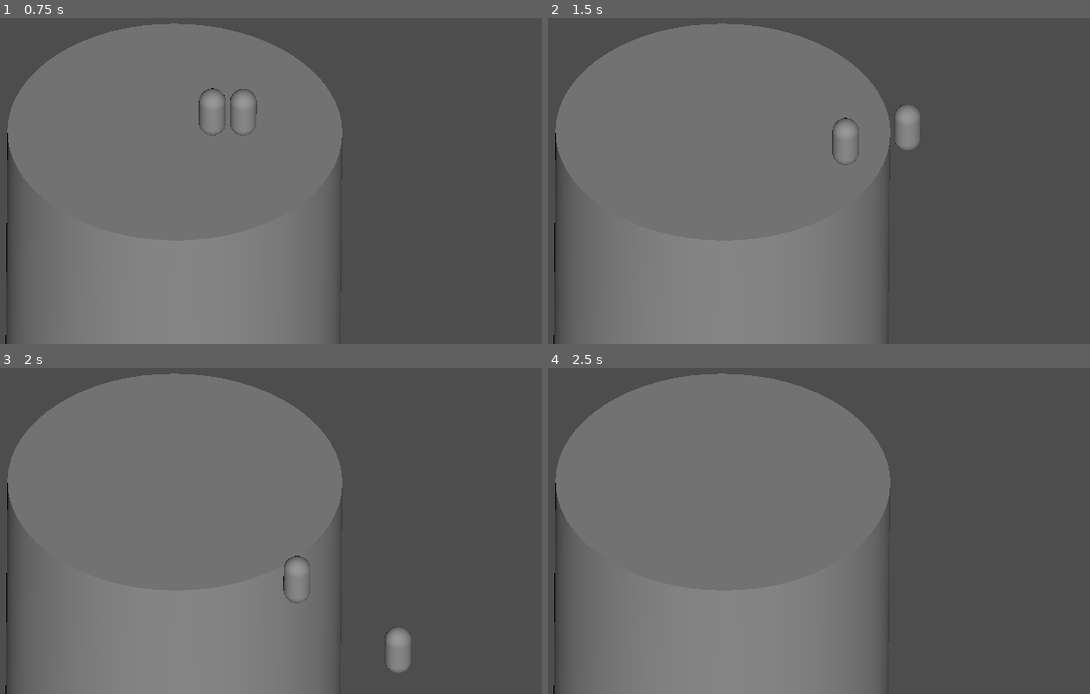
Above: before the commit, frames 1-4 (two rows, left to right).
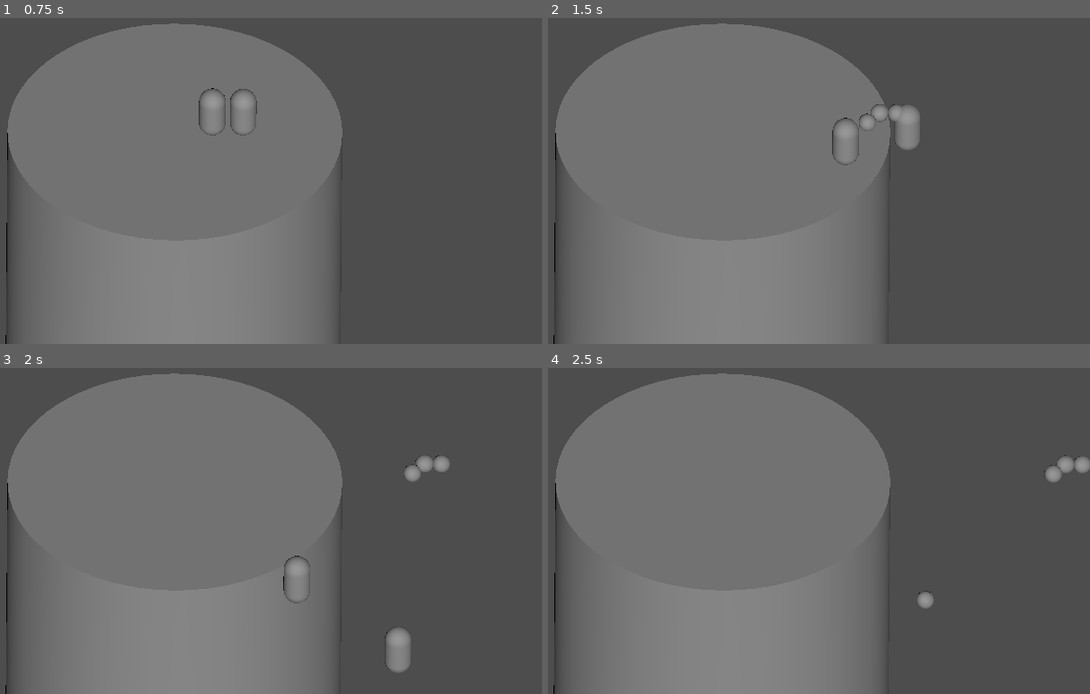
Above: after the commit, the same moments.

Repository: princess-mikus/GlobalGameJam-2025
Game: Godot game, scene res://scenes/coliseo.tscn
Two runs of this game, one before a commit and one after it. Both use one fixed random seed, a clock stepped at 60 frames per second and the inputs below.
Inputs (mouse positions are in pixels of both pictures, inside the frame that each line leads up to):
- Up to frame 1 (0.75 s): move the mouse to (341, 122) at 0.52 s; press the mouse at (341, 122) at 0.53 s; hold Right (ui_right) from 0.53 s (still down)
- Up to frame 2 (1.5 s): move the mouse to (585, 161) at 1.27 s; release Right (ui_right) at 1.28 s; release the mouse at (585, 161) at 1.28 s; hold Down (ui_down) from 1.28 s (still down); click (585, 161) at 1.35 s
- Up to frame 3 (2 s): keep holding Down (ui_down)
- Up to frame 4 (2.5 s): move the mouse to (802, 403) at 2.02 s; release Down (ui_down) at 2.03 s; press the mouse at (802, 403) at 2.03 s; hold Right (ui_right) from 2.03 s (still down)

Frame 1 is identical in both runs. In frame 2, 0.2% of the frame differs, in the area x 57-66%, y 26-35%; in frame 3, 0.4%; in frame 4, 0.5%, in the area x 68-100%, y 26-74%.

Commit message:
Bubbles added

Diff:
--- a/project.godot
+++ b/project.godot
@@ -15,6 +15,14 @@
 config/features=PackedStringArray("4.3", "GL Compatibility")
 config/icon="res://icon.svg"
 
+[input]
+
+shoot={
+"deadzone": 0.5,
+"events": [Object(InputEventMouseButton,"resource_local_to_scene":false,"resource_name":"","device":-1,"window_id":0,"alt_pressed":false,"shift_pressed":false,"ctrl_pressed":false,"meta_pressed":false,"button_mask":1,"position":Vector2(471, 22),"global_position":Vector2(485, 92),"factor":1.0,"button_index":1,"canceled":false,"pressed":true,"double_click":false,"script":null)
+]
+}
+
 [rendering]
 
 renderer/rendering_method="gl_compatibility"
--- /dev/null
+++ b/scenes/bubble.tscn
@@ -0,0 +1,20 @@
+[gd_scene load_steps=4 format=3 uid="uid://dgswkg56uddlm"]
+
+[ext_resource type="Script" path="res://scripts/bubble.gd" id="1_fbn4u"]
+
+[sub_resource type="SphereMesh" id="SphereMesh_1je0n"]
+
+[sub_resource type="SphereShape3D" id="SphereShape3D_vdlf3"]
+
+[node name="Bubble" type="RigidBody3D"]
+gravity_scale = 0.0
+script = ExtResource("1_fbn4u")
+
+[node name="MeshInstance3D" type="MeshInstance3D" parent="."]
+transform = Transform3D(0.08, 0, 0, 0, 0.08, 0, 0, 0, 0.08, 0, 0, 0)
+mesh = SubResource("SphereMesh_1je0n")
+
+[node name="CollisionShape3D" type="CollisionShape3D" parent="."]
+transform = Transform3D(0.08, 0, 0, 0, 0.08, 0, 0, 0, 0.08, 0, 0, 0)
+shape = SubResource("SphereShape3D_vdlf3")
+disabled = true
--- /dev/null
+++ b/scripts/bubble.gd
@@ -0,0 +1,8 @@
+extends RigidBody3D
+
+var speed = 50
+var direction = Vector3.ZERO
+
+# Called every frame. 'delta' is the elapsed time since the previous frame.
+func _physics_process(delta: float) -> void:
+	linear_velocity = speed  *  delta * direction.normalized()
--- a/scripts/player.gd
+++ b/scripts/player.gd
@@ -3,7 +3,20 @@
 const SPEED = 1.0
 const JUMP_VELOCITY = 0.0
 
+@onready var parent = $".."
+
+const bubble_scene: PackedScene = preload("res://scenes/bubble.tscn")
+
+func _input(event):
+	if Input.is_action_pressed("shoot"):
+		var bubble = bubble_scene.instantiate()
+		bubble.transform.origin = global_position
+		bubble.direction = Vector3(1,0,0)
+		parent.add_child(bubble)
+
+
 func _physics_process(delta: float) -> void:
+
 	# Add the gravity.
 	if not is_on_floor():
 		velocity += get_gravity() * delta
